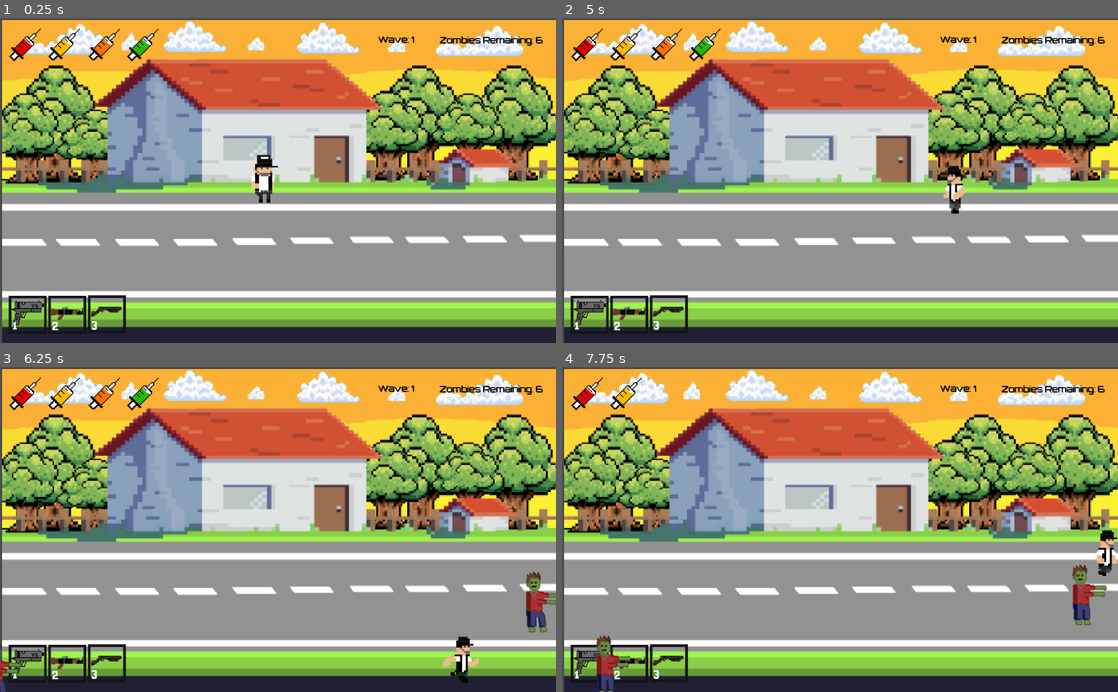
Above: before the commit, frames 1-4 (two rows, left to right).
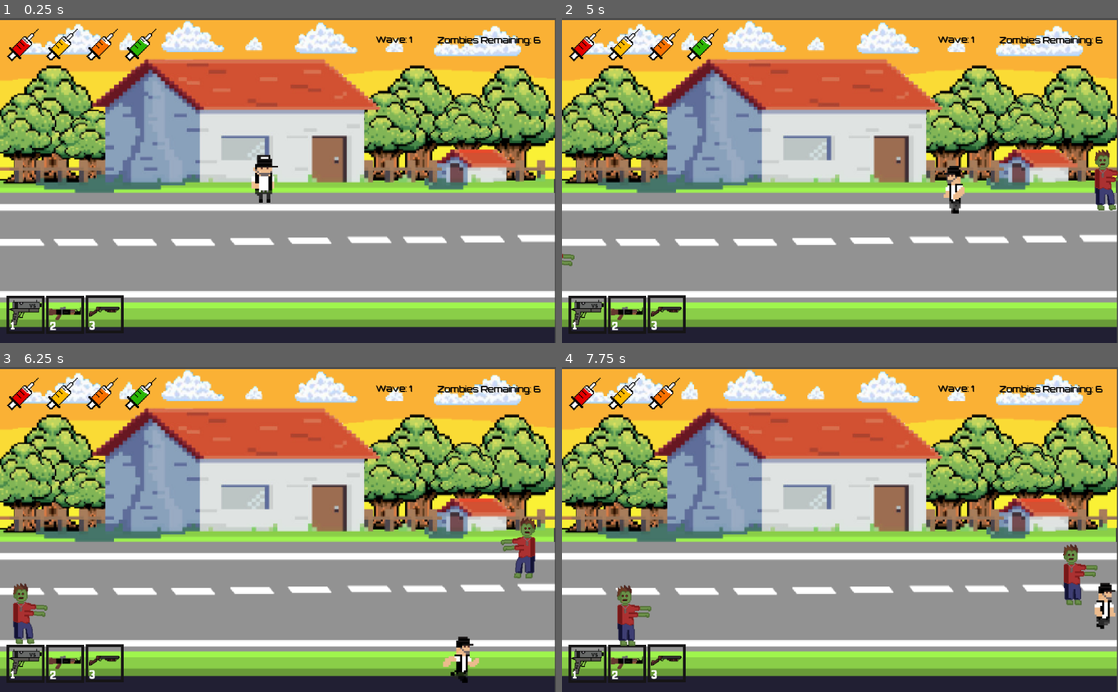
Above: after the commit, the same moments.

Repository: Vincius-dev/Game-CoronaVapo
Game: Godot game, scene res://scenes/Main.tscn
Same seed, same stepped clock (60 frames per second), same inputs: the game is played once before the commit and once after it.
Inputs (mouse positions are in pixels of both pictures, inside the frame that each line leads up to):
- Up to frame 1 (0.25 s): no input
- Up to frame 2 (5 s): tap Enter at 0.5 s; move the mouse to (962, 164) at 0.52 s; hold Right (right) 0.53-1.28 s; tap 1 (Slot1) at 0.6, 4.35 s; move the mouse to (728, 196) at 1.27 s; hold Down (down) 1.28-2.03 s; tap 2 (Slot2) at 1.35 s; move the mouse to (895, 109) at 2.02 s; hold Right (right) 2.03-2.78 s; tap 3 (Slot3) at 2.1 s; move the mouse to (812, 245) at 2.77 s; hold Up (up) 2.78-3.53 s; tap Space (nextText) at 2.85, 4.25 s; move the mouse to (1006, 229) at 3.52 s; hold Z (shot) 3.53-4.28 s; hold Left (left) from 3.53 s (still down); move the mouse to (673, 131) at 4.27 s
- Up to frame 3 (6.25 s): move the mouse to (305, 529) at 5.02 s; release Left (left) at 5.03 s; hold Down (down) 5.03-5.78 s; tap 2 (Slot2) at 5.1 s; move the mouse to (194, 448) at 5.77 s; hold Right (right) from 5.78 s (still down); tap 3 (Slot3) at 5.85 s
- Up to frame 4 (7.75 s): move the mouse to (962, 513) at 6.52 s; release Right (right) at 6.53 s; hold Up (up) 6.53-7.28 s; tap Space (nextText) at 6.6 s; move the mouse to (728, 545) at 7.27 s; hold Right (right) from 7.28 s (still down); tap Z (shot) at 7.35 s

The runs differ from the first frame. In frame 1, 13% of the frame differs, in the area x 0-100%, y 0-100%; in frame 2, 13%; in frame 3, 15%; in frame 4, 15%.

Commit message:
att
Arrumar a direção do ZUMBI OK
Balancear as waves OK

Diff:
--- /dev/null
+++ b/ProjectTecnico/scenes/Base.tscn
@@ -0,0 +1,25 @@
+[gd_scene load_steps=2 format=2]
+
+[ext_resource path="res://scripts/Base.gd" type="Script" id=1]
+
+[node name="Base" type="Control"]
+anchor_right = 1.0
+anchor_bottom = 1.0
+script = ExtResource( 1 )
+__meta__ = {
+"_edit_use_anchors_": false
+}
+
+[node name="TextureRect" type="ColorRect" parent="."]
+margin_right = 1028.0
+margin_bottom = 599.0
+__meta__ = {
+"_edit_use_anchors_": false
+}
+
+[node name="Button" type="Button" parent="."]
+margin_left = 710.518
+margin_top = 452.352
+margin_right = 955.518
+margin_bottom = 572.352
+[connection signal="pressed" from="Button" to="." method="_on_Button_pressed"]
--- a/ProjectTecnico/scenes/Main.tscn
+++ b/ProjectTecnico/scenes/Main.tscn
@@ -1,7 +1,6 @@
 [gd_scene load_steps=2 format=2]
 
-[ext_resource path="res://scenes/Wave.tscn" type="PackedScene" id=1]
+[ext_resource path="res://scripts/Main.gd" type="Script" id=1]
 
 [node name="Main" type="Node"]
-
-[node name="Wave" parent="." instance=ExtResource( 1 )]
+script = ExtResource( 1 )
--- a/ProjectTecnico/scenes/Player.tscn
+++ b/ProjectTecnico/scenes/Player.tscn
@@ -23,9 +23,9 @@
 "name": "Glock_Shot",
 "speed": 5.0
 }, {
-"frames": [ ExtResource( 15 ), ExtResource( 14 ), ExtResource( 13 ) ],
-"loop": true,
-"name": "Shotgun_Shot",
+"frames": [ ExtResource( 11 ), ExtResource( 8 ) ],
+"loop": false,
+"name": "AK_Shot",
 "speed": 5.0
 }, {
 "frames": [ ExtResource( 4 ), ExtResource( 3 ), ExtResource( 5 ), ExtResource( 6 ) ],
@@ -33,14 +33,14 @@
 "name": "Run",
 "speed": 5.0
 }, {
+"frames": [ ExtResource( 15 ), ExtResource( 14 ), ExtResource( 13 ) ],
+"loop": true,
+"name": "Shotgun_Shot",
+"speed": 5.0
+}, {
 "frames": [ ExtResource( 1 ) ],
 "loop": true,
 "name": "Idle",
-"speed": 5.0
-}, {
-"frames": [ ExtResource( 11 ), ExtResource( 8 ) ],
-"loop": false,
-"name": "AK_Shot",
 "speed": 5.0
 } ]
 
--- a/ProjectTecnico/scenes/TelaInicial.tscn
+++ b/ProjectTecnico/scenes/TelaInicial.tscn
@@ -92,6 +92,7 @@
 position = Vector2( 729.97, 401.536 )
 scale = Vector2( 0.9, 0.9 )
 frames = SubResource( 2 )
+frame = 3
 playing = true
 flip_h = true
 
@@ -99,6 +100,7 @@
 position = Vector2( 931.268, 483.115 )
 scale = Vector2( 0.9, 0.9 )
 frames = SubResource( 2 )
+frame = 3
 playing = true
 flip_h = true
 
@@ -106,6 +108,7 @@
 position = Vector2( 573.169, 515.958 )
 scale = Vector2( 0.9, 0.9 )
 frames = SubResource( 2 )
+frame = 3
 playing = true
 flip_h = true
 
--- a/ProjectTecnico/scenes/Wave.tscn
+++ b/ProjectTecnico/scenes/Wave.tscn
@@ -48,9 +48,9 @@
 
 [node name="TextureRect" type="TextureRect" parent="."]
 light_mask = -2147483647
-margin_left = 4.0
+margin_left = -0.0045166
 margin_top = 4.0
-margin_right = 1026.0
+margin_right = 1022.0
 margin_bottom = 605.0
 texture = ExtResource( 8 )
 expand = true
@@ -59,12 +59,14 @@
 }
 
 [node name="StaticBody2D2" type="StaticBody2D" parent="."]
+position = Vector2( -4.00452, 0 )
 
 [node name="CollisionShape2D" type="CollisionShape2D" parent="StaticBody2D2"]
 position = Vector2( 509.529, 198.876 )
 shape = SubResource( 1 )
 
 [node name="StaticBody2D" type="StaticBody2D" parent="."]
+position = Vector2( -4.00452, 0 )
 collision_layer = 4
 collision_mask = 4
 
@@ -82,20 +84,21 @@
 shape = SubResource( 4 )
 
 [node name="Life" parent="." instance=ExtResource( 7 )]
-position = Vector2( 0, 3.05176e-05 )
+position = Vector2( -4.00452, 3.05176e-05 )
 
 [node name="Player" parent="." instance=ExtResource( 1 )]
 light_mask = -2147483647
-position = Vector2( 484.749, 295.59 )
+position = Vector2( 494.688, 385.301 )
 
 [node name="GunsBar" parent="." instance=ExtResource( 3 )]
-position = Vector2( 51.3481, 547.668 )
+position = Vector2( 47.3436, 547.668 )
 scale = Vector2( 0.7, 0.7 )
 
 [node name="ZumbiTimer" type="Timer" parent="."]
-wait_time = 6.0
+wait_time = 5.0
 
 [node name="Path2D" type="Path2D" parent="."]
+position = Vector2( -4.00452, 0 )
 curve = SubResource( 5 )
 
 [node name="PathFollow2D" type="PathFollow2D" parent="Path2D"]
@@ -103,7 +106,7 @@
 rotation = 1.60601
 
 [node name="Path2D2" type="Path2D" parent="."]
-position = Vector2( -16.0642, 7.72552 )
+position = Vector2( -20.0687, 7.72552 )
 curve = SubResource( 6 )
 
 [node name="PathFollow2D2" type="PathFollow2D" parent="Path2D2"]
@@ -125,14 +128,14 @@
 margin_bottom = 3.37543
 
 [node name="Position2D" type="Position2D" parent="."]
-position = Vector2( 614.217, 229.494 )
+position = Vector2( 592.906, 262.415 )
 
 [node name="HUDWave" type="Node" parent="."]
 
 [node name="Label" type="Label" parent="HUDWave"]
-margin_left = 808.965
+margin_left = 804.961
 margin_top = 12.6723
-margin_right = 981.965
+margin_right = 977.961
 margin_bottom = 65.6723
 custom_fonts/font = SubResource( 7 )
 custom_colors/font_color = Color( 0, 0, 0, 1 )
@@ -145,9 +148,9 @@
 }
 
 [node name="WaveLabel" type="Label" parent="HUDWave"]
-margin_left = 666.319
+margin_left = 662.314
 margin_top = 17.0818
-margin_right = 793.319
+margin_right = 789.314
 margin_bottom = 61.0818
 custom_fonts/font = SubResource( 8 )
 custom_colors/font_color = Color( 0, 0, 0, 1 )
--- a/ProjectTecnico/scenes/Zumbi.tscn
+++ b/ProjectTecnico/scenes/Zumbi.tscn
@@ -18,7 +18,7 @@
 radius = 9.76381
 
 [sub_resource type="RectangleShape2D" id=3]
-extents = Vector2( 16.5863, 23.5474 )
+extents = Vector2( 10.8363, 14.7974 )
 
 [node name="Zumbi" type="KinematicBody2D" groups=[
 "inimigos",
@@ -30,7 +30,7 @@
 position = Vector2( -6.72717, 35.5279 )
 scale = Vector2( 0.4, 0.4 )
 frames = SubResource( 1 )
-frame = 3
+frame = 1
 playing = true
 
 [node name="Shape" type="CollisionShape2D" parent="."]
@@ -40,6 +40,6 @@
 [node name="Area2D" type="Area2D" parent="."]
 
 [node name="CollisionShape2D" type="CollisionShape2D" parent="Area2D"]
-position = Vector2( -6.8363, 15.2974 )
+position = Vector2( -9.8363, 13.5474 )
 shape = SubResource( 3 )
 [connection signal="body_entered" from="Area2D" to="." method="_on_Area2D_body_entered"]
--- a/ProjectTecnico/scenes/scientist_Dialogue.tscn
+++ b/ProjectTecnico/scenes/scientist_Dialogue.tscn
@@ -7,23 +7,25 @@
 [ext_resource path="res://scripts/scientist_Dialogue.gd" type="Script" id=5]
 
 [sub_resource type="DynamicFont" id=1]
-size = 15
+size = 12
 font_data = ExtResource( 1 )
 
 [node name="scientist_Dialogue" type="Control"]
 visible = false
 anchor_right = 1.0
 anchor_bottom = 1.0
+margin_left = -0.667358
+margin_right = -0.667358
 script = ExtResource( 5 )
 __meta__ = {
 "_edit_use_anchors_": false
 }
 
 [node name="TextureRect" type="TextureRect" parent="."]
-margin_left = 330.777
-margin_top = 42.4486
-margin_right = 969.777
-margin_bottom = 143.449
+margin_left = 330.665
+margin_top = 24.3213
+margin_right = 969.665
+margin_bottom = 158.321
 texture = ExtResource( 4 )
 expand = true
 __meta__ = {
@@ -41,10 +43,10 @@
 texture = ExtResource( 2 )
 
 [node name="Label" type="Label" parent="."]
-margin_left = 565.0
-margin_top = 77.0
-margin_right = 933.0
-margin_bottom = 132.0
+margin_left = 563.665
+margin_top = 67.6561
+margin_right = 931.665
+margin_bottom = 146.656
 custom_fonts/font = SubResource( 1 )
 custom_colors/font_color = Color( 0, 0, 0, 1 )
 custom_colors/font_outline_modulate = Color( 0, 0, 0, 1 )
@@ -62,6 +64,6 @@
 autostart = true
 
 [node name="Timer2" type="Timer" parent="."]
-wait_time = 5.0
+wait_time = 6.0
 [connection signal="timeout" from="Timer" to="." method="textList"]
 [connection signal="timeout" from="Timer2" to="." method="_on_Timer2_timeout"]
--- /dev/null
+++ b/ProjectTecnico/scripts/Base.gd
@@ -0,0 +1,13 @@
+extends Control
+
+signal sairBase
+
+func _ready():
+	pass
+
+
+
+func _on_Button_pressed():
+	emit_signal("sairBase")
+	queue_free()
+	pass
--- a/ProjectTecnico/scripts/Button.gd
+++ b/ProjectTecnico/scripts/Button.gd
@@ -25,6 +25,6 @@
 func _on_AnimatedSprite_frame_changed():
 	frame += 1
 	if frame == 4:
-		get_tree().change_scene("res://scenes/HistoryScene.tscn")
+		get_tree().change_scene("res://scenes/Main.tscn")
 
 	pass
--- a/ProjectTecnico/scripts/Main.gd
+++ b/ProjectTecnico/scripts/Main.gd
@@ -1,11 +1,27 @@
 extends Node
 
-signal StartWave
+var wave0 = load("res://scenes/Wave.tscn")
+var base0 = load("res://scenes/Base.tscn")
+var numberWave = 1
 
 func _ready():
+	var wave1 = wave0.instance()
+	add_child(wave1)
+	wave1.waveNumber = 1
+	wave1.connect("passarWave", self, "passar_wave")
 	pass
 
-func SwitchWave():
+func passar_wave():
+	numberWave = +1
+	var base1 = base0.instance()
+	add_child(base1)
+	base1.connect("sairBase",self,"sair_base")
+	pass
 
-	emit_signal("StartWave")
+func sair_base():
+	numberWave += 1
+	var wave2 = wave0.instance()
+	add_child(wave2)
+	wave2.waveNumber = numberWave
+	wave2.connect("passarWave", self, "passar_wave")
 	pass
--- a/ProjectTecnico/scripts/Wave.gd
+++ b/ProjectTecnico/scripts/Wave.gd
@@ -1,7 +1,7 @@
 extends Node
 export (PackedScene) var Zumbi
 var waveNumber = 1
-var totalZombie = 4
+var totalZombie = 6
 var spawnedZombies = 0
 var zombiesAlive = totalZombie
 var attempts = 3
@@ -47,20 +47,20 @@
 	pass
 
 func wave_attributes():
-	totalZombie = totalZombie + 2
-	speedZumbi = speedZumbi + 10
+	totalZombie = totalZombie + waveNumber/2
+	speedZumbi = speedZumbi + waveNumber*2
 	zombiesAlive = totalZombie
 	attempts = 3
 	spawnedZombies = 0
 
 	if waveNumber <= 5:
-		$ZumbiTimer.wait_time = 6
+		$ZumbiTimer.wait_time = 13
 	if waveNumber >= 5 and waveNumber <= 10:
-		$ZumbiTimer.wait_time = 5
+		$ZumbiTimer.wait_time = 11
 	if waveNumber >= 10 and waveNumber <= 15:
-		$ZumbiTimer.wait_time = 4
+		$ZumbiTimer.wait_time = 10
 	if waveNumber >= 15 and waveNumber <= 20:
-		$ZumbiTimer.wait_time = 3
+		$ZumbiTimer.wait_time = 8
 	pass
 
 func zumbi_death():
@@ -93,10 +93,10 @@
 func win_game():
 	if zombiesAlive == 0:
 		$Player.move_and_slide($Position2D.position - $Player.position)
-	if $Player.position == $Position2D.position - $Player.position:
-		waveNumber += 1
-		emit_signal("passarWave")
-		#change_scene("nome da cena")
+		if $Player.position >= Vector2(590.906, 260.415):
+			waveNumber += 1
+			emit_signal("passarWave")
+			queue_free()
 	pass
 
 func show_remaining():
--- a/ProjectTecnico/scripts/Zumbi.gd
+++ b/ProjectTecnico/scripts/Zumbi.gd
@@ -1,5 +1,7 @@
 extends KinematicBody2D
-var vida = 6
+var vida = 3
+var toPlayer
+var inicialpos
 
 var velocity = Vector2()
 
@@ -8,37 +10,37 @@
 signal zumbiDeath
 
 func _physics_process(delta):
-	var toPlayer = ($"../Player".position - position).normalized()
+	toPlayer = ($"../Player".position - position).normalized()
 	velocity = toPlayer * speed
+	inicialpos = position.x
 	move_and_collide(velocity*delta)
-	zumbi_direction()
+	zumbi_direction(delta)
 	pass
 
-func zumbi_direction():
-	var playerDirection
-	playerDirection = ($"../Player/AnimatedSprite".flip_h)
-	if playerDirection == true:
+func zumbi_direction(delta):
+	if velocity.x < position.x * delta:
 		$Sprite.flip_h = true
-	if playerDirection == false:
+	if velocity.x > position.x * delta:
 		$Sprite.flip_h = false
 	pass
 
 func DamageGlock():
+	vida -= 0.5
+	print(vida)
+	if vida <= 0:
+		emit_signal("zumbiDeath")
+		queue_free()
+	pass
+
+func DamageAK():
 	vida -= 1
 	if vida <= 0:
 		emit_signal("zumbiDeath")
 		queue_free()
 	pass
 
-func DamageAK():
+func DamageShotgun():
 	vida -= 2
-	if vida <= 0:
-		emit_signal("zumbiDeath")
-		queue_free()
-	pass
-
-func DamageShotgun():
-	vida -= 3
 	if vida <= 0:
 		emit_signal("zumbiDeath")
 		queue_free()
--- a/ProjectTecnico/scripts/scientist_Dialogue.gd
+++ b/ProjectTecnico/scripts/scientist_Dialogue.gd
@@ -15,38 +15,36 @@
 		$Timer2.start()
 
 		if numberText == 1:
-			$Label.text = "teste 1"
+			$Label.text = "Evite tocar os olhos, o nariz e a boca. Você pode se tornar um deles."
 			TextOn = false
 		if numberText == 2:
-			$Label.text = "teste 2"
+			$Label.text = "As mãos estão em contato constante com superfícies que podem ser vetores de transmissão de vírus e bactérias. Mantênha-las longe das mucosas."
 			TextOn = false
 		if numberText == 3:
-			$Label.text = "teste 3"
+			$Label.text = "Não saia de casa se estiver com febre. Se os sintomas persistirem e caso haja dificuldade respiratória, busque atenção especializada imediatamente."
 			TextOn = false
 		if numberText == 4:
-			$Label.text = "teste 4"
+			$Label.text = "Tenha boas práticas de higiene respiratória. Isso significa cobrir a boca e o nariz com o braço ou lenço, isto pode salvar a sua vida."
 			TextOn = false
 		if numberText == 5:
-			$Label.text = "teste 5"
+			$Label.text = "Gotículas de saliva e secreção são vetores para a transmissão do virus, mantenha distancia dos infectados."
 			TextOn = false
 		if numberText == 6:
-			$Label.text = "teste 6"
+			$Label.text = "Inicialmente não deram importância para o vírus, aqueles que o negligenciaram se tornaram marionetes de sua ignorância."
 			TextOn = false
 		if numberText == 7:
-			$Label.text = "teste 7"
+			$Label.text = "Mantenha o distanciamento dos infectados, senão isto pode custar a sua vida."
 			TextOn = false
 		if numberText == 8:
-			$Label.text = "teste 8"
+			$Label.text = "Inicialmente eram só sintomas comuns, porém após algum tempo ele passou por uma grande mutação."
 			TextOn = false
 		if numberText == 9:
-			$Label.text = "teste 9"
+			$Label.text = "Dê o seu melhor. Dependendo de quanto tempo aguentar, talvéz eu consiga produzir a cura."
 			TextOn = false
 		if numberText == 10:
-			$Label.text = "teste 10"
+			$Label.text = "Colete algumas amostras se conseguir, isso pode me ajudar a progredir na cura."
 			TextOn = false
 	pass
-
-
 
 func _on_Timer2_timeout():
 	visible = false
